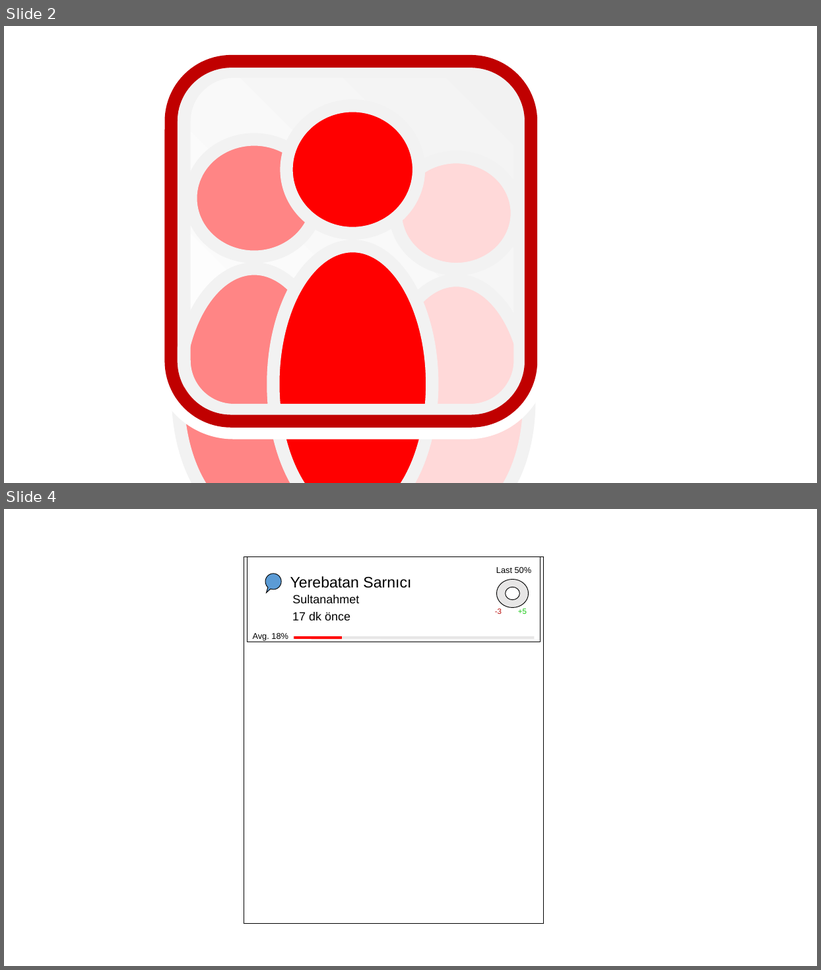
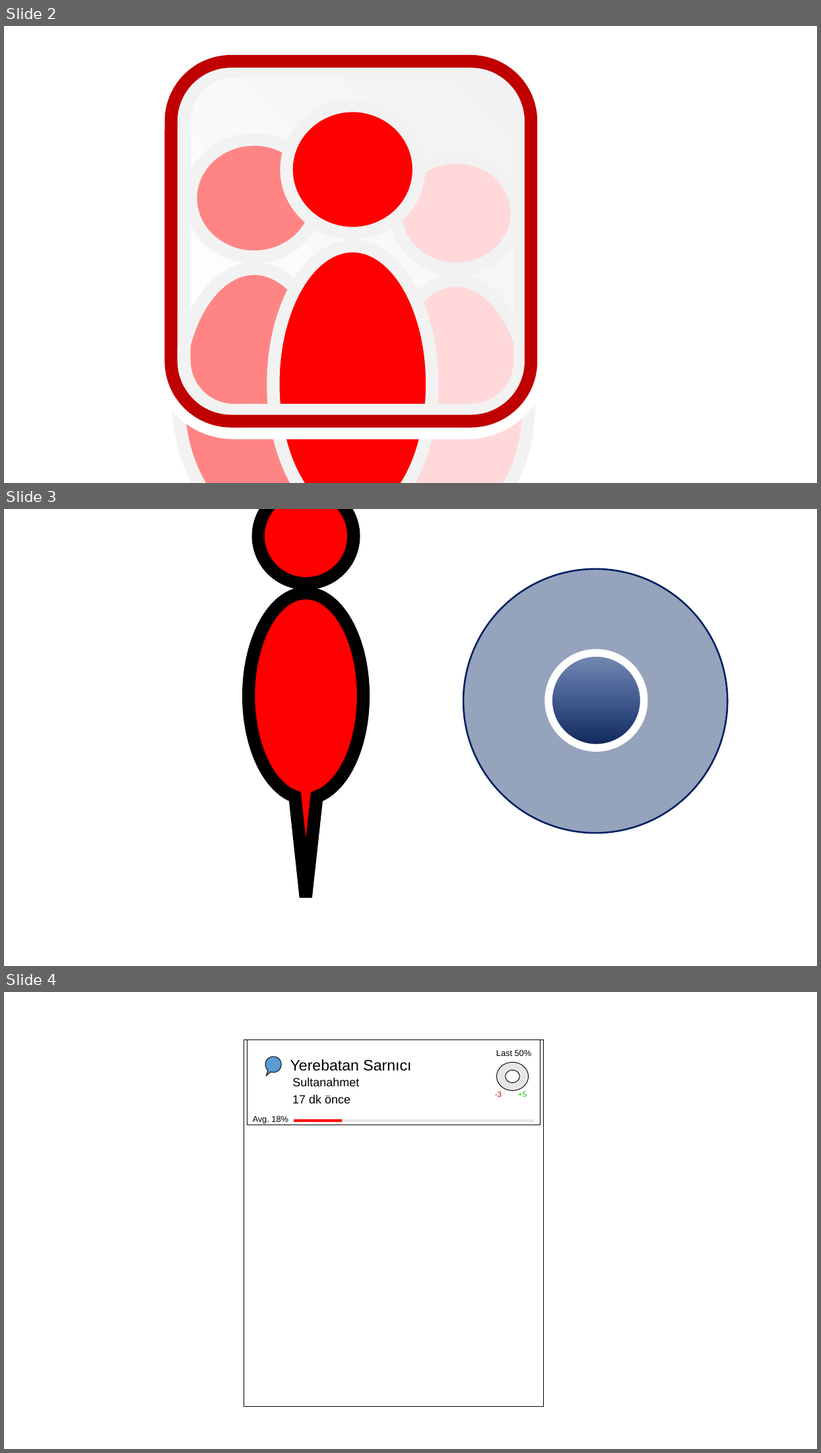
Before and after one commit to mhmtztmr/howcrowd, a slide deck: experimental/icon.ppt. Shown one above the other, each under a label of ours: slides 2 and 4 before the commit, slides 2, 3 and 4 after it; the slides between them are not shown. The pictures are 821x970 and 821x1453 pixels, drawn with LibreOffice and Linux fonts; fonts in the diff are those of the drawing. Boxes give left, top, right and bottom in pixels: in the first picture for what was removed or moved away, otherwise in the second. Text is boxed around its words. In the diff, an @@ line names an element or a change of style, - is before the commit and + after.

```diff
--- a/experimental/icon.ppt
+++ b/experimental/icon.ppt
@@ slide 3 added at (4, 509, 817, 966), background #FFFFFF @@
@@ ellipse added at (258, 509, 354, 584), fill #FF0000, outline #000000 15 pt @@
@@ ellipse added at (463, 569, 727, 832), fill #002060 at 41% opacity, outline #002060 2.01 pt @@
@@ speech bubble added at (248, 593, 363, 799), fill #FF0000, outline #000000 15 pt @@
@@ ellipse added at (548, 653, 644, 748), fill gradient #012D86 to #0E2557, outline #FFFFFF 9.01 pt @@
```
Also in this commit, not shown: 1 slide removed, 6 other files.
